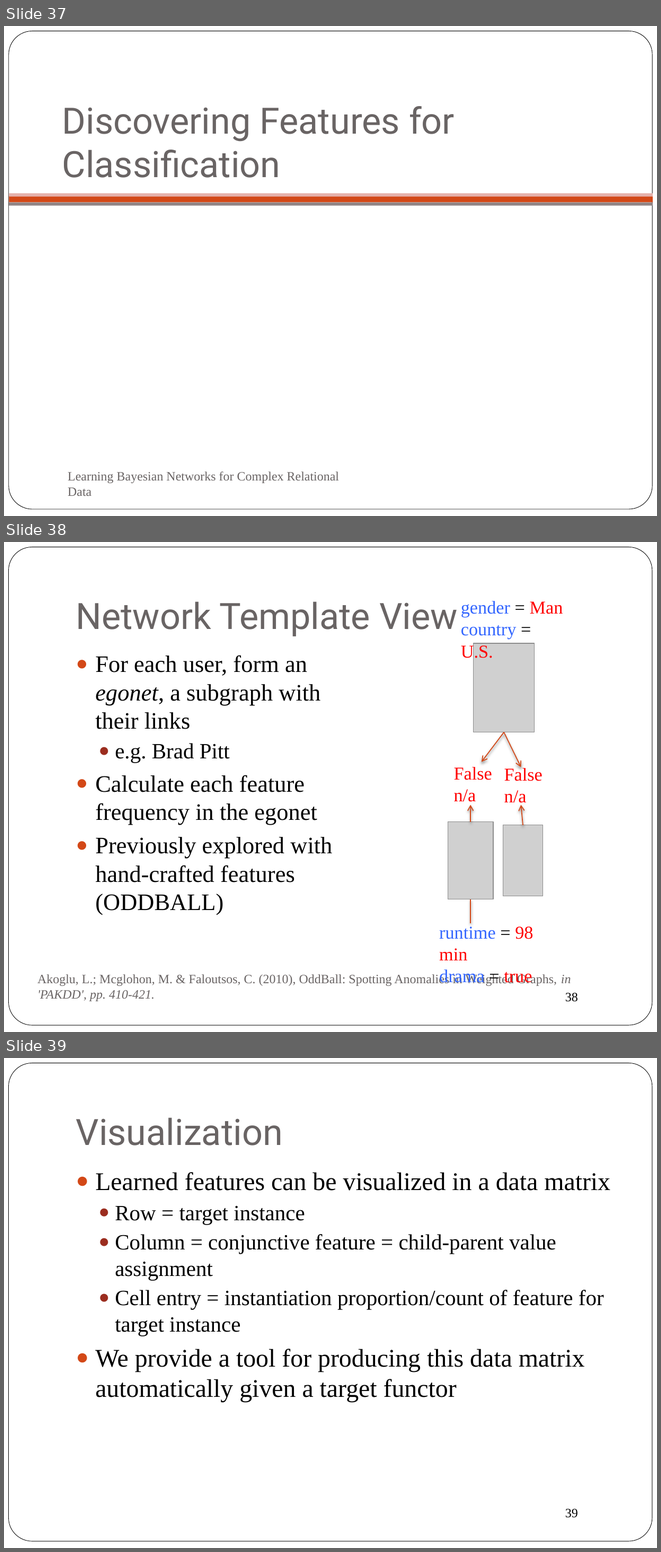
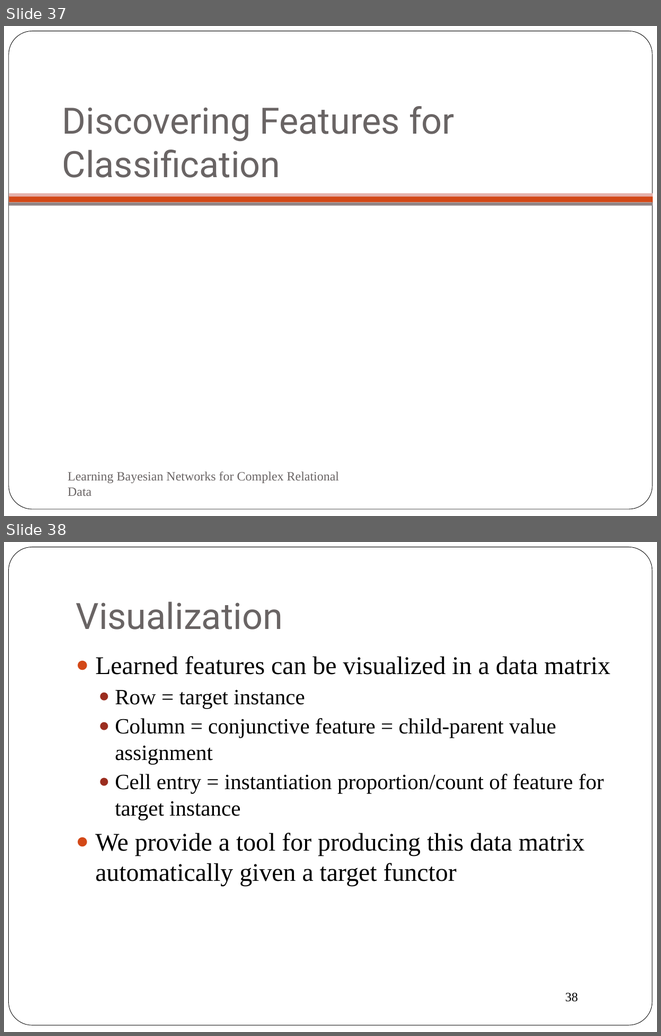
Before and after one commit to oschulte/srl-tutorial-slides, a slide deck: ch5-rel-bayes-net-classifier.pptx. Shown one above the other, each under a label of ours: slides 37, 38 and 39 before the commit, slides 37 and 38 after it. The pictures are 661x1552 and 661x1036 pixels, drawn with LibreOffice and Linux fonts; fonts in the diff are those of the drawing; grey boxes stand for pictures; background and template pictures are left out. Boxes give left, top, right and bottom in pixels: in the first picture for what was removed or moved away, otherwise in the second. Text is boxed around its words. In the diff, an @@ line names an element or a change of style, - is before the commit and + after.

```diff
--- a/ch5-rel-bayes-net-classifier.pptx
+++ b/ch5-rel-bayes-net-classifier.pptx
@@ slide 38 removed at box(4, 542, 657, 1032), background #FFFFFF; not listed: 2 template elements that a slide beside it also shows @@
@@ title removed at box(76, 601, 458, 636) @@
-Network Template View
@@ text removed at box(95, 655, 332, 882) @@
-● For each user, form an egonet, a subgraph with their links
-  ● e.g. Brad Pitt
-● Calculate each feature frequency in the egonet
-● Previously explored with hand-crafted features (ODDBALL)
@@ group removed at box(439, 601, 563, 983): 4 texts, 4 arrows, 3 pictures, 1 line @@
-False
-n/a
-False
-n/a
-gender = Man
-country = U.S.
-runtime = 98 min
-drama = true
@@ text removed at box(37, 973, 571, 1001) @@
-Akoglu, L.; Mcglohon, M. & Faloutsos, C. (2010), OddBall: Spotting Anomalies in Weighted Graphs, in 'PAKDD', pp. 410-421.
@@ what was slide 39 is now slide 38 @@
@@ page number at box(565, 992, 578, 1002): text changed @@
-39
+38
```
Also in this commit, not shown: 3 slides changed.
